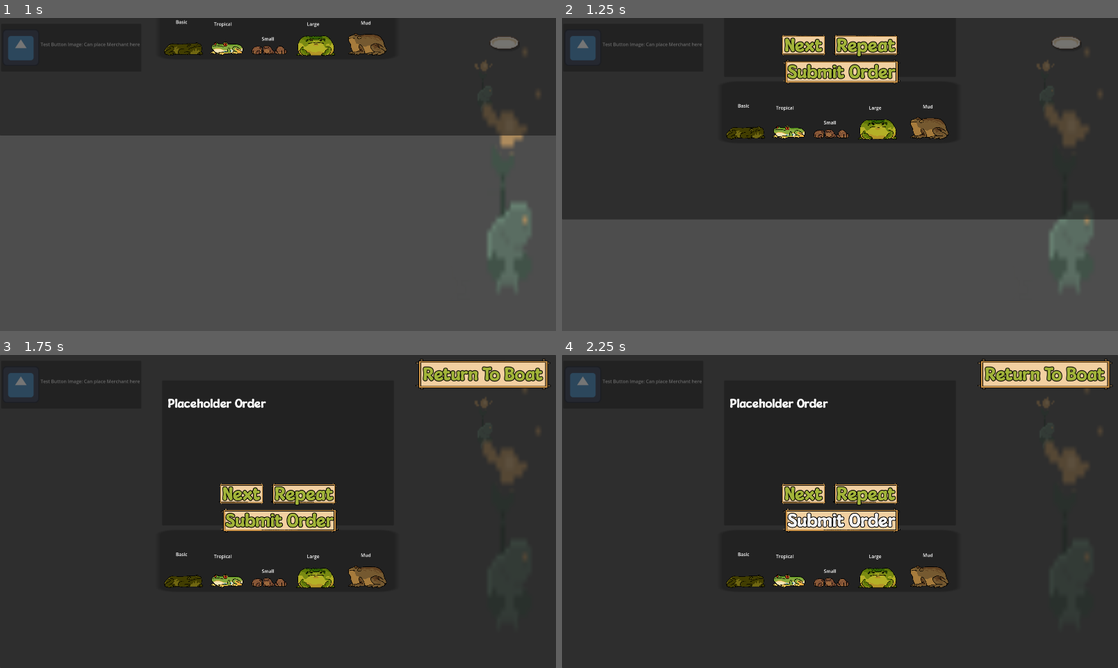
Above: before the commit, frames 1-4 (two rows, left to right).
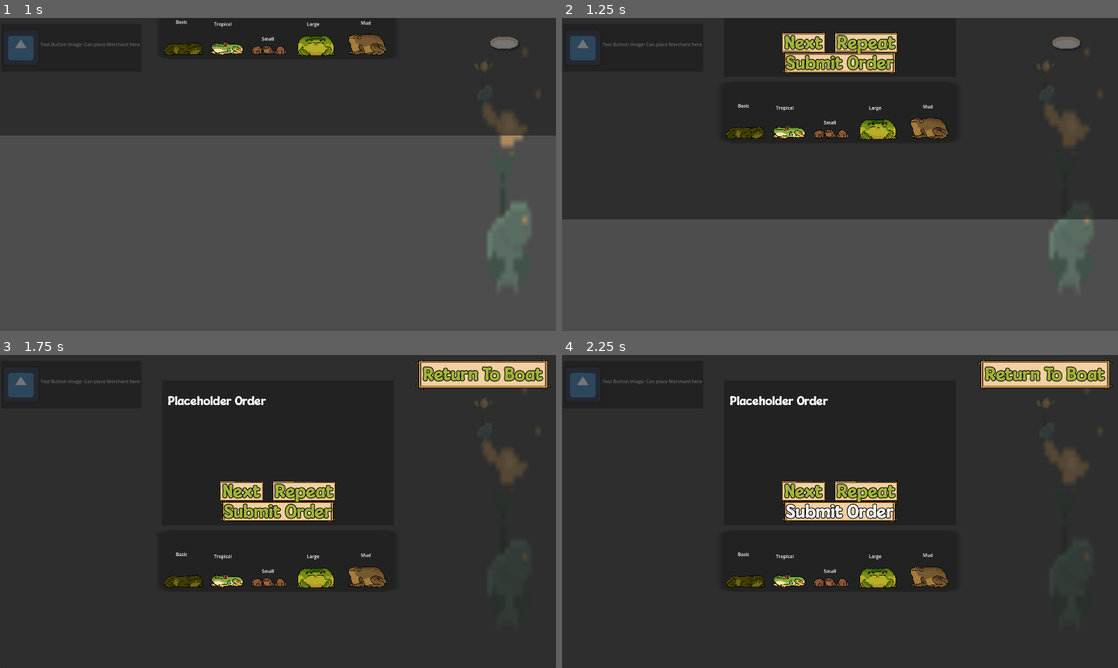
Above: after the commit, the same moments.

Repository: NotTom31/FroggeeToadems
Game: Godot game, scene res://Scenes/Legacy/Shop_Merchant_Placeholder/shop___merchant_placeholder_0.tscn
Same seed, same stepped clock (60 frames per second), same inputs: the game is played once before the commit and once after it. This scene is started directly instead of the project's main scene. The engine's default icon, where the game draws it, is replaced by a stand-in: a white triangle on a blue panel in a dark square.
Inputs:
- Up to frame 1 (1 s): click "Open Shop" at 0.5 s
- Up to frame 2 (1.25 s): no input
- Up to frame 3 (1.75 s): click "Repeat" at 1.25 s
- Up to frame 4 (2.25 s): click "Submit Order" at 2 s

Frame 1 is identical in both runs. In frame 2, 2.6% of the frame differs, in the area x 39-61%, y 4-22%; in frame 3, 2.9%, in the area x 30-61%, y 13-57%; in frame 4, 2.9%.

Commit message:
Shop ui tweak

Diff:
--- a/Code/UI/shop_screen.gd
+++ b/Code/UI/shop_screen.gd
@@ -72,8 +72,8 @@
 
 @onready var name_label = $Panel/MarginContainer2/VBoxContainer/Name
 @onready var dialogue_label = $Panel/MarginContainer2/VBoxContainer/Text
-@onready var next_button = $Panel/MarginContainer2/VBoxContainer/HBoxContainer/NextButton
-@onready var restart_button = $Panel/MarginContainer2/VBoxContainer/HBoxContainer/ResetButton
+@onready var next_button = $Panel/MarginContainer2/VBoxContainer/VBoxContainer/HBoxContainer/NextButton
+@onready var restart_button = $Panel/MarginContainer2/VBoxContainer/VBoxContainer/HBoxContainer/ResetButton
 
 # Function to set requested frogs for the current customer
 func set_requested_frogs(customer_id: int, frogs: Array):
--- a/Scenes/UI/ShopScreen.tscn
+++ b/Scenes/UI/ShopScreen.tscn
@@ -199,18 +199,32 @@
 text = "Placeholder Order"
 autowrap_mode = 3
 
-[node name="HBoxContainer" type="HBoxContainer" parent="Panel/MarginContainer2/VBoxContainer"]
+[node name="VBoxContainer" type="VBoxContainer" parent="Panel/MarginContainer2/VBoxContainer"]
+layout_mode = 2
+theme_override_constants/separation = 10
+
+[node name="HBoxContainer" type="HBoxContainer" parent="Panel/MarginContainer2/VBoxContainer/VBoxContainer"]
 layout_mode = 2
 theme_override_constants/separation = 50
 alignment = 1
 
-[node name="NextButton" parent="Panel/MarginContainer2/VBoxContainer/HBoxContainer" instance=ExtResource("4_xtrl7")]
+[node name="NextButton" parent="Panel/MarginContainer2/VBoxContainer/VBoxContainer/HBoxContainer" instance=ExtResource("4_xtrl7")]
 layout_mode = 2
 text = "Next"
 
-[node name="ResetButton" parent="Panel/MarginContainer2/VBoxContainer/HBoxContainer" instance=ExtResource("4_xtrl7")]
+[node name="ResetButton" parent="Panel/MarginContainer2/VBoxContainer/VBoxContainer/HBoxContainer" instance=ExtResource("4_xtrl7")]
 layout_mode = 2
 text = "Repeat"
+
+[node name="HBoxContainer2" type="HBoxContainer" parent="Panel/MarginContainer2/VBoxContainer/VBoxContainer"]
+layout_mode = 2
+alignment = 1
+
+[node name="SubmitOrderButton" parent="Panel/MarginContainer2/VBoxContainer/VBoxContainer/HBoxContainer2" instance=ExtResource("4_xtrl7")]
+layout_mode = 2
+size_flags_horizontal = 4
+size_flags_vertical = 4
+text = "Submit Order"
 
 [node name="PlagueCat" type="AnimatedSprite2D" parent="."]
 visible = false
@@ -373,12 +387,4 @@
 sprite_frames = SubResource("SpriteFrames_daanw")
 offset = Vector2(700, 500)
 
-[node name="SubmitOrderButton" parent="." instance=ExtResource("4_xtrl7")]
-layout_mode = 0
-offset_left = 774.0
-offset_top = 544.0
-offset_right = 1157.0
-offset_bottom = 612.0
-text = "Submit Order"
-
-[connection signal="pressed" from="SubmitOrderButton" to="." method="_on_submit_order_button_pressed"]
+[connection signal="pressed" from="Panel/MarginContainer2/VBoxContainer/VBoxContainer/HBoxContainer2/SubmitOrderButton" to="." method="_on_submit_order_button_pressed"]
